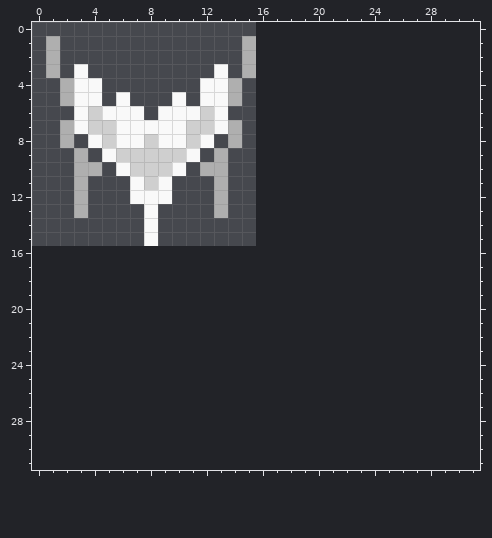
One commit to this pixel-art sprite: Assets/Art/PNG/Sprites/Ships/enemy-space-ship.png. That is the earlier state.
The file is 16x16 pixels. The old version is drawn lined up with the new one, on the new canvas.
The result:
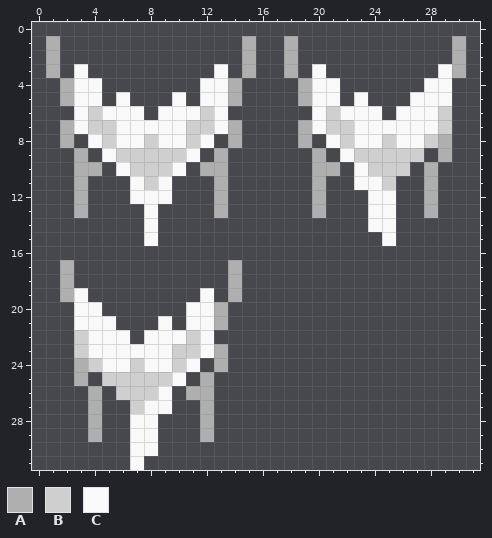
Palette (. is transparent): A #afafaf  B #cfcfcf  C #f9f9f9
The exact change:
canvas 16x16 -> 32x32
y 1..2: x 18 . -> A; x 30 . -> A
y 3: x 18 . -> A; x 20 . -> C; x 29..30 .. -> CA
y 4: x 19..21 ... -> ACC; x 28..29 .. -> CC
y 5: x 19..21 ... -> ACC; x 23 . -> C; x 27..29 ... -> CCC
y 6: x 20..24 ..... -> CBCCC; x 26..29 .... -> CCCB
y 7: x 19..29 ........... -> ACBBCCCCCCB
y 8: x 19 . -> A; x 21..29 ......... -> CBCCBCCBA
y 9: x 20 . -> A; x 22..27 ...... -> CBBBBB; x 29 . -> A
y 10: x 20..21 .. -> AA; x 23..26 .... -> CBBB; x 28 . -> A
y 11: x 20 . -> A; x 23..25 ... -> CCB; x 28 . -> A
y 12..13: x 20 . -> A; x 24..25 .. -> CC; x 28 . -> A
y 14: x 24..25 .. -> CC
y 15: x 25 . -> C
y 17..18: x 2 . -> A; x 14 . -> A
y 19: x 2..3 .. -> AC; x 12 . -> C; x 14 . -> A
y 20: x 3..4 .. -> CC; x 11..13 ... -> CCA
y 21: x 3..5 ... -> CCC; x 9 . -> C; x 11..13 ... -> CCA
y 22: x 3..6 .... -> BCCC; x 8..12 ..... -> CCCBC
y 23: x 3..13 ........... -> BCCCCCCBBCA
y 24: x 3..11 ......... -> ABCCBCCBC; x 13 . -> A
y 25: x 3 . -> A; x 5..10 ...... -> BBBBBC; x 12 . -> A
y 26: x 4 . -> A; x 6..9 .... -> BBBC; x 11..12 .. -> AA
y 27: x 4 . -> A; x 7..9 ... -> BCC; x 12 . -> A
y 28..29: x 4 . -> A; x 7..8 .. -> CC; x 12 . -> A
y 30: x 7..8 .. -> CC
y 31: x 7 . -> C
Changed places in both pictures, as pixel boxes (x1, y1, x2, y2):
added: (284, 36, 466, 246)
added: (60, 260, 242, 470)
